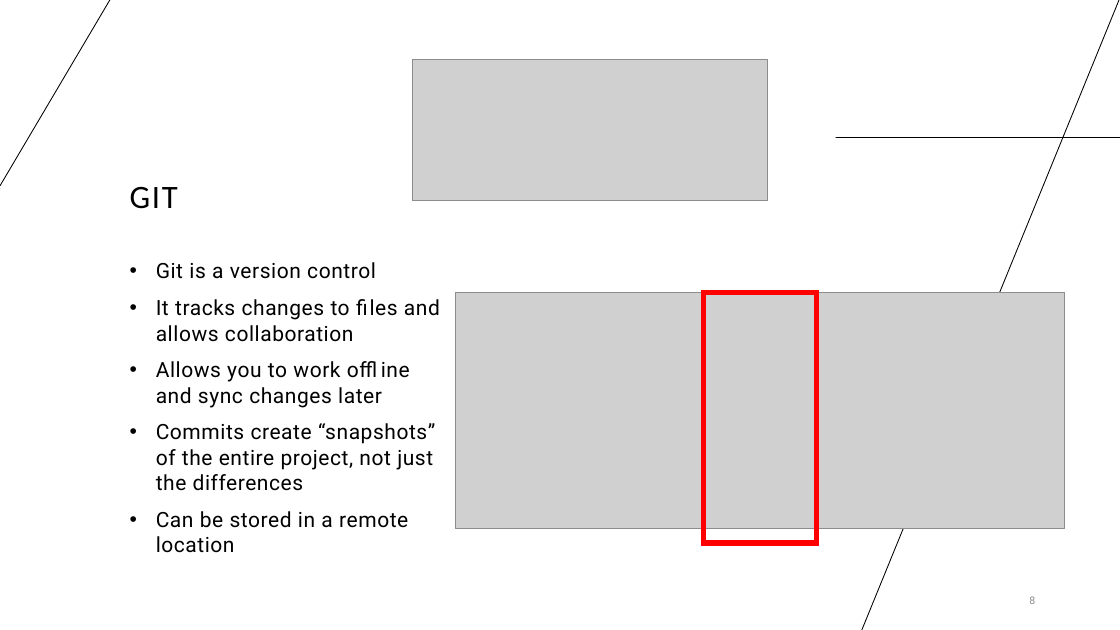
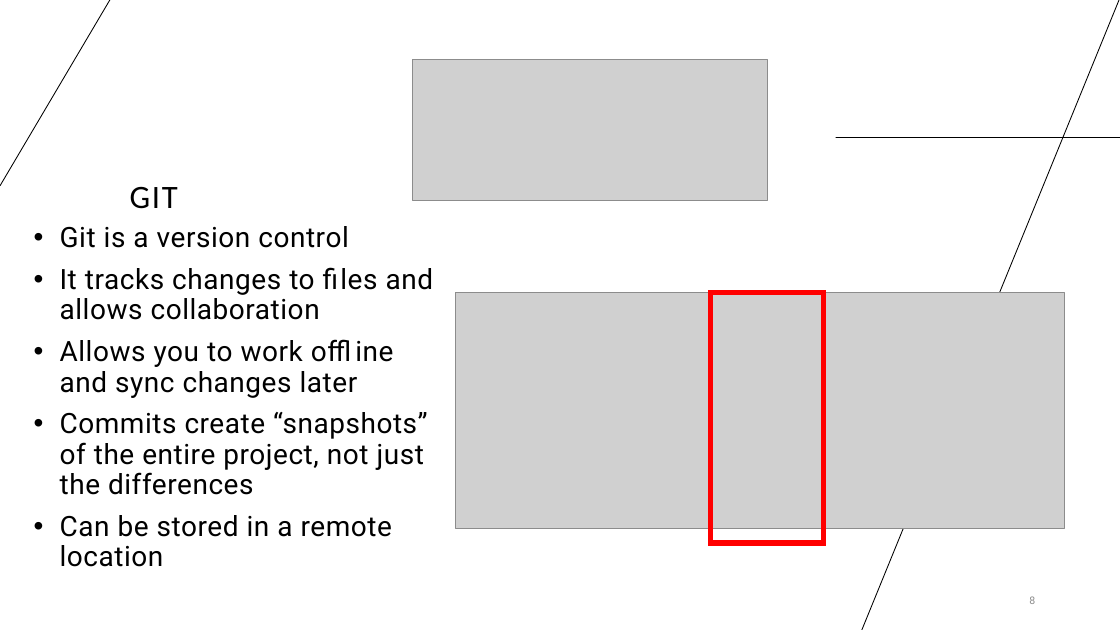
Before and after one commit to cassandra-hui/GitHub-Workshop, a slide deck: slide 8 of Day_1.pptx. Drawn at 1120x630 pixels with LibreOffice and Linux fonts; fonts in the diff are those of the drawing; grey boxes stand for pictures. Boxes give left, top, right and bottom in pixels: in the first picture for what was removed or moved away, otherwise in the second. Text is boxed around its words. In the diff, an @@ line names an element or a change of style, - is before the commit and + after.

Commit message:
Making text bigger on slides

```diff
--- a/Day_1.pptx
+++ b/Day_1.pptx
@@ text "Git is a version control" moved from (x1=156, y1=262, x2=440, y2=553) to (x1=60, y1=226, x2=434, y2=567) @@
@@ text "Git is a version control" at (x1=60, y1=226, x2=434, y2=567): size 18 to 24 pt; line spacing 1 to 0.9 @@
@@ rectangle moved from (x1=704, y1=293, x2=818, y2=544) to (x1=711, y1=293, x2=824, y2=544) @@
```
Also in this commit, not shown: 27 other slides changed.
